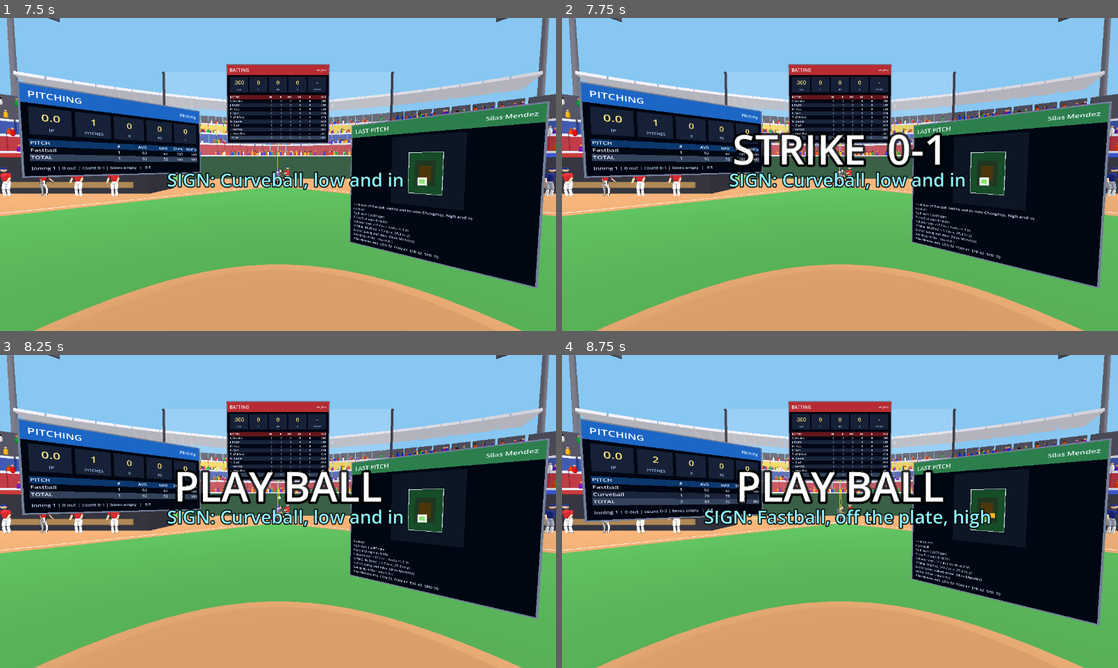
Above: before the commit, frames 1-4 (two rows, left to right).
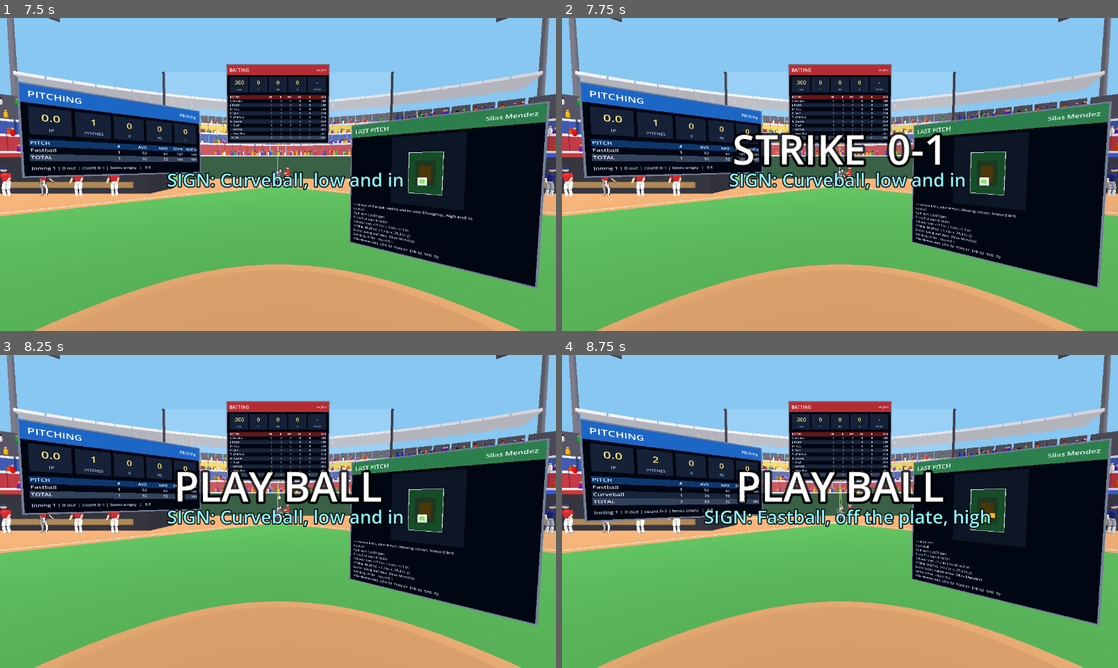
Above: after the commit, the same moments.

Repository: jbax-and-his-ai-pals/009-vr-baseball
Game: Godot game, scene res://scenes/bullpen.tscn
The game is run twice, just before and just after one commit, with the same random seed, the same clock (stepped at 60 frames per second) and the same inputs.
Inputs (mouse positions are in pixels of both pictures, inside the frame that each line leads up to):
- Up to frame 1 (7.5 s): tap Enter (ui_accept) at 0.5, 0.77, 1.25, 2, 2.75, 3.5, 3.77, 4.25, 6.77 s; move the mouse to (400, 158) at 0.52 s; hold Up 0.53-1.25 s; tap P at 0.6, 3.6, 6.6 s; click (400, 158) at 0.67 s; drag from (166, 190) to (250, 237) at 1.27 s; move the mouse to (333, 105) at 2.02 s; hold Up 2.03-2.75 s; tap Keypad Enter at 2.1, 5.1 s; drag from (250, 237) to (111, 127) at 2.77 s; move the mouse to (444, 221) at 3.52 s; hold Down 3.53-4.25 s; drag from (111, 127) to (194, 96) at 4.27 s; move the mouse to (305, 174) at 5.02 s; hold Down 5.03-5.75 s; click (305, 174) at 5.17 s; drag from (194, 96) to (166, 190) at 5.77 s; move the mouse to (400, 158) at 6.52 s; hold Up 6.53-7.25 s; drag from (166, 190) to (250, 237) at 7.27 s
- Up to frame 2 (7.75 s): no input
- Up to frame 3 (8.25 s): move the mouse to (333, 442) at 8.02 s; hold Down from 8.03 s (still down); tap Keypad Enter at 8.1 s
- Up to frame 4 (8.75 s): keep holding Down

Frame 1 is identical in both runs. In frame 2, 0.1% of the frame differs, in the area x 64-85%, y 59-65%; in frame 3, 1.2%, in the area x 62-97%, y 59-87%; in frame 4, nothing differs.

Commit message:
Weather and altitude for batted balls: thin air, wind, a fourth park, the day's wind in the daily game
Co-Authored-By: Claude Sonnet 5.5 <noreply@anthropic.com>

Diff:
--- a/scripts/batted_ball.gd
+++ b/scripts/batted_ball.gd
@@ -16,17 +16,22 @@
 const MAX_TIME := 14.0
 
 
+## The park's air changes it: thin air (altitude) carries a fly ball farther, and a wind pushes it (drag and
+## lift act on the ball's speed through the air, not over the ground). Pitches do not feel it (see PitchPhysics).
 static func accel(v: Vector3, spin: Vector3) -> Vector3:
-	var speed := v.length()
+	var park := Park.now()
+	var rho := AIR_DENSITY * park.air
+	var rel := v - park.wind
+	var speed := rel.length()
 	if speed < 0.01:
 		return GRAVITY
-	var a := GRAVITY - v * (0.5 * AIR_DENSITY * DRAG_CD * AREA * speed / MASS)
-	var dir := spin.cross(v)
+	var a := GRAVITY - rel * (0.5 * rho * DRAG_CD * AREA * speed / MASS)
+	var dir := spin.cross(rel)
 	var w := dir.length() / speed
 	if w > 0.01:
 		var s := BALL_RADIUS * w / speed
 		var cl := PitchPhysics.LIFT_SCALE * s / (2.32 * s + 0.4)
-		a += dir.normalized() * (0.5 * AIR_DENSITY * AREA * cl * speed * speed / MASS)
+		a += dir.normalized() * (0.5 * rho * AREA * cl * speed * speed / MASS)
 	return a
 
 
--- a/scripts/bullpen.gd
+++ b/scripts/bullpen.gd
@@ -401,6 +401,14 @@
 	_sync_batter()
 	if not _xr_active:
 		_governor.set_refresh_rate(60.0)  # a desktop window is judged against 60 Hz, not a headset's 90
+	if _props != null and (Park.now().wind.length() >= 1.0 or Park.now().air < 0.95) and not _derby:
+		_props.later(2.5, func():
+			var bits: Array = [Park.now().name]
+			if Park.now().air < 0.95:
+				bits.append("thin air")
+			if Park.now().wind.length() >= 1.0:
+				bits.append(Park.now().wind_text())
+			_show_notice(", ".join(bits), false))
 	if "--excite" in OS.get_cmdline_user_args():
 		_stadium.pulse(1.0)                  # debug: the crowd on its feet (it settles over about five seconds)
 	_perf_log = "--perf" in OS.get_cmdline_user_args()
@@ -1499,6 +1507,8 @@
 	if _daily > 0:
 		forced_seed = GameConfig.daily_seed(_daily)
 	Park.current = Park.by_id("harbor" if c.career else c.park)
+	if _daily > 0:
+		Park.now().wind = GameConfig.daily_wind(_daily)        # the day's weather
 	_career_game = c.career and _career != null and not _career.is_over()
 
 
--- a/scripts/game_config.gd
+++ b/scripts/game_config.gd
@@ -110,6 +110,15 @@
 	return today_override if today_override > 0 else int(Time.get_unix_time_from_system() / 86400.0)
 
 
+## The day's wind, the same for everyone: up to about 12 mph from any direction.
+static func daily_wind(day: int) -> Vector3:
+	var rng := RandomNumberGenerator.new()
+	rng.seed = daily_seed(day) ^ 0x71D
+	var speed := rng.randf_range(0.0, 5.5)
+	var angle := rng.randf_range(0.0, TAU)
+	return Vector3(sin(angle) * speed, 0.0, cos(angle) * speed)
+
+
 ## The seed everyone shares for a daily game.
 static func daily_seed(day: int) -> int:
 	return day * 7919 + 13
--- a/scripts/park.gd
+++ b/scripts/park.gd
@@ -20,6 +20,8 @@
 var center := 122.0             # dead center
 var wall_height := 3.0
 var night := false
+var air := 1.0                  # air density relative to sea level: thin air (< 1) lets a fly ball carry
+var wind := Vector3.ZERO        # m/s, the way the air moves: +z blows out to center, +x toward left field
 var note := ""
 var grass := Color(0.30, 0.62, 0.30)
 var grass_stripe := Color(0.36, 0.70, 0.34)
@@ -39,7 +41,7 @@
 
 
 static func ids() -> Array:
-	return ["harbor", "cozy", "canyon"]
+	return ["harbor", "cozy", "canyon", "summit"]
 
 
 static func by_id(park_id: String) -> Park:
@@ -64,6 +66,22 @@
 			p.wall = Color(0.55, 0.12, 0.14)
 			p.tiers = [Color(0.55, 0.14, 0.18), Color(0.90, 0.80, 0.55), Color(0.55, 0.14, 0.18), Color(0.30, 0.38, 0.30)]
 			p.sky = Color(0.74, 0.84, 0.92)
+		"summit":
+			p.id = "summit"
+			p.name = "Summit Field"
+			p.left_line = 104.0
+			p.right_line = 104.0
+			p.center = 128.0
+			p.wall_height = 3.3
+			p.air = 0.80
+			p.note = "high in the mountains: thin air, fly balls carry a long way"
+			p.grass = Color(0.36, 0.60, 0.28)
+			p.grass_stripe = Color(0.42, 0.66, 0.32)
+			p.infield_grass = Color(0.32, 0.55, 0.26)
+			p.dirt = Color(0.60, 0.46, 0.34)
+			p.wall = Color(0.22, 0.26, 0.20)
+			p.tiers = [Color(0.30, 0.24, 0.55), Color(0.85, 0.80, 0.90), Color(0.30, 0.24, 0.55), Color(0.55, 0.50, 0.40)]
+			p.sky = Color(0.45, 0.72, 0.98)
 		"canyon":
 			p.id = "canyon"
 			p.name = "Canyon Park"
@@ -81,6 +99,7 @@
 			p.tiers = [Color(0.12, 0.20, 0.42), Color(0.20, 0.34, 0.60), Color(0.12, 0.20, 0.42), Color(0.60, 0.62, 0.70)]
 			p.sky = Color(0.06, 0.08, 0.20)
 			p.ambient = 0.34
+			p.wind = Vector3(0.0, 0.0, -3.5)
 		_:
 			p.note = "a fair park: 100 m down the lines, 122 to center"
 	return p
@@ -99,4 +118,25 @@
 
 ## A short sentence for the menu.
 func describe() -> String:
-	return "%s - %d m down the lines, %d to center, %.1f m wall%s" % [name, int((left_line + right_line) * 0.5), int(center), wall_height, ", night" if night else ""]
+	var extra := ""
+	if air < 0.95:
+		extra += ", thin air"
+	if wind.length() >= 1.0:
+		extra += ", " + wind_text()
+	return "%s - %d m down the lines, %d to center, %.1f m wall%s%s" % [name, int((left_line + right_line) * 0.5), int(center), wall_height, ", night" if night else "", extra]
+
+
+## "wind 8 mph, blowing out to left" - how the air is moving, for a notice.
+func wind_text() -> String:
+	var mph := wind.length() * 2.237
+	if mph < 2.0:
+		return "calm"
+	var out := wind.z >= 0.0
+	var along := absf(wind.z)
+	var across := absf(wind.x)
+	var way := "out" if out else "in"
+	if across > along * 1.5:
+		way = "across, toward left" if wind.x > 0.0 else "across, toward right"
+	elif across > along * 0.4:
+		way = way + " to " + ("left" if wind.x > 0.0 else "right") if out else way + " from " + ("right" if wind.x > 0.0 else "left")
+	return "wind %d mph, blowing %s" % [roundi(mph), way]
--- a/tests/park_test.gd
+++ b/tests/park_test.gd
@@ -35,7 +35,7 @@
 	var canyon := Park.by_id("canyon")
 	_check(canyon.night and canyon.wall_height > 4.0 and canyon.center > 130.0, "Canyon Park is a big night park with a tall wall")
 	_check(Park.by_id("nonsense").id == "harbor", "an unknown park is the default")
-	_check(Park.ids().size() == 3 and Park.by_id("cozy").describe().contains("Cozy Yard"), "three parks, each with a one-line description")
+	_check(Park.ids().size() == 4 and Park.by_id("cozy").describe().contains("Cozy Yard"), "four parks, each with a one-line description")
 	# Continuity: no jump at 45 degrees.
 	for p in [harbor, cozy, canyon]:
 		_check(absf(p.fence_radius(44.99) - p.fence_radius(45.01)) < 0.5 and absf(p.fence_radius(-44.99) - p.fence_radius(-45.01)) < 0.5, "%s has no gap in the fence at 45 degrees" % p.name)
@@ -80,6 +80,35 @@
 				low_wall = true
 	Park.current = harbor
 	_check(low_wall, "a hard line drive clears Cozy Yard's low wall and not Canyon Park's tall one")
+
+	# Weather: thin air carries a fly ball, wind pushes it.
+	Park.current = Park.by_id("harbor")
+	var base_d: float = _hit(96.0, 28.0, 0.0).distance
+	Park.current = Park.by_id("summit")
+	var thin_d: float = _hit(96.0, 28.0, 0.0).distance
+	_check(thin_d > base_d * 1.05, "a fly ball carries farther in the thin air of Summit Field (%.0f m vs %.0f m)" % [thin_d, base_d])
+	Park.current = Park.by_id("harbor")
+	Park.current.wind = Vector3(0.0, 0.0, 5.0)
+	var out_d: float = _hit(96.0, 28.0, 0.0).distance
+	Park.current.wind = Vector3(0.0, 0.0, -5.0)
+	var in_d: float = _hit(96.0, 28.0, 0.0).distance
+	Park.current.wind = Vector3(5.0, 0.0, 0.0)
+	var cross: Dictionary = _hit(96.0, 28.0, 0.0)
+	Park.current = Park.by_id("harbor")
+	_check(out_d > base_d + 3.0 and in_d < base_d - 3.0, "wind blowing out adds distance and wind blowing in takes it away (%.0f / %.0f / %.0f m)" % [in_d, base_d, out_d])
+	_check(float(cross.landing_pos.x) > 3.0, "a crosswind carries it sideways (%.1f m)" % float(cross.landing_pos.x))
+	var w := Park.by_id("harbor")
+	w.wind = Vector3(0.0, 0.0, 4.0)
+	_check(w.wind_text() == "wind 9 mph, blowing out", "wind text: %s" % w.wind_text())
+	w.wind = Vector3(0.0, 0.0, -4.0)
+	_check(w.wind_text() == "wind 9 mph, blowing in", w.wind_text())
+	w.wind = Vector3(3.0, 0.0, 3.0)
+	_check(w.wind_text().contains("out to left"), w.wind_text())
+	w.wind = Vector3(0.0, 0.0, 0.5)
+	_check(w.wind_text() == "calm", "a breath of wind is calm")
+	_check(Park.by_id("summit").describe().contains("thin air") and Park.by_id("canyon").describe().contains("blowing in"), "the park descriptions mention the weather")
+	var d1 := GameConfig.daily_wind(20000)
+	_check(d1 == GameConfig.daily_wind(20000) and d1 != GameConfig.daily_wind(20001) and d1.length() <= 5.5 and d1.y == 0.0, "the day's wind is the same for everybody and different tomorrow")
 
 	# Config and menu.
 	var c := GameConfig.new()
Not shown, added: tests/daily_test.gd.uid
Not shown, changed: ROADMAP.md
